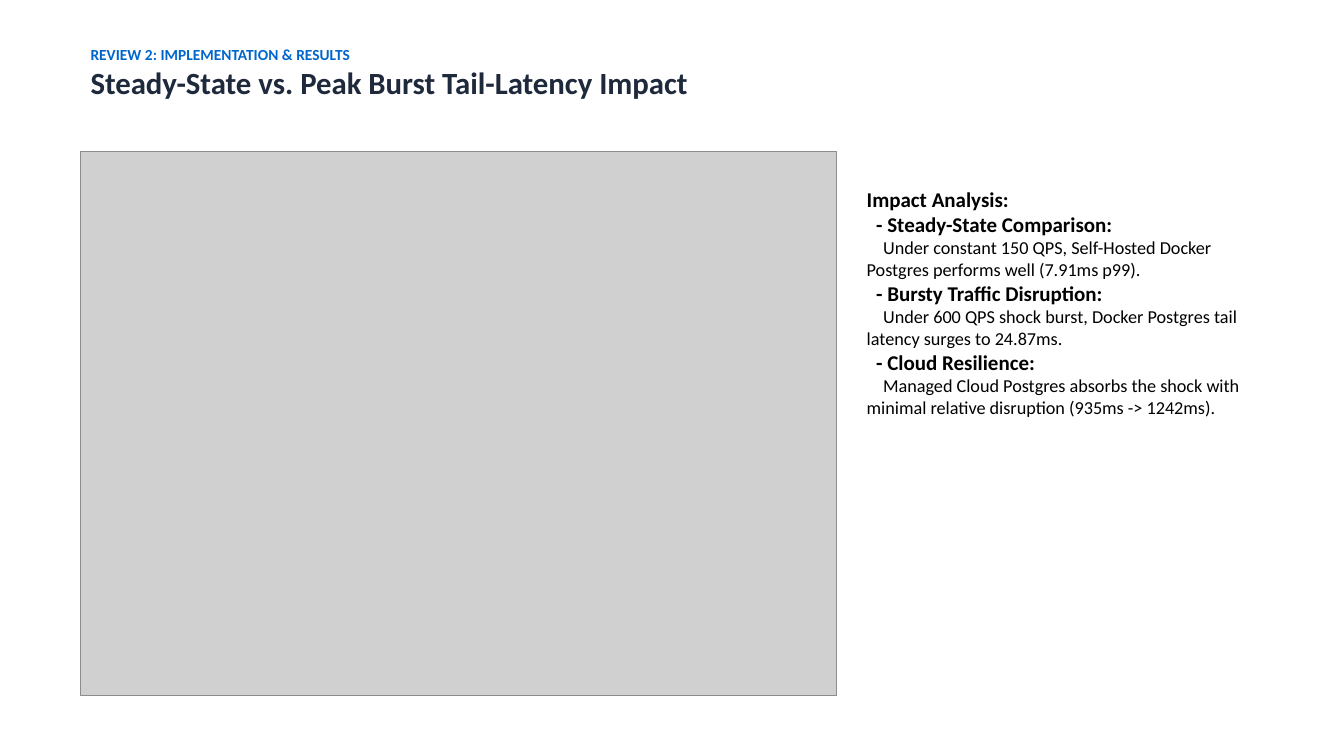
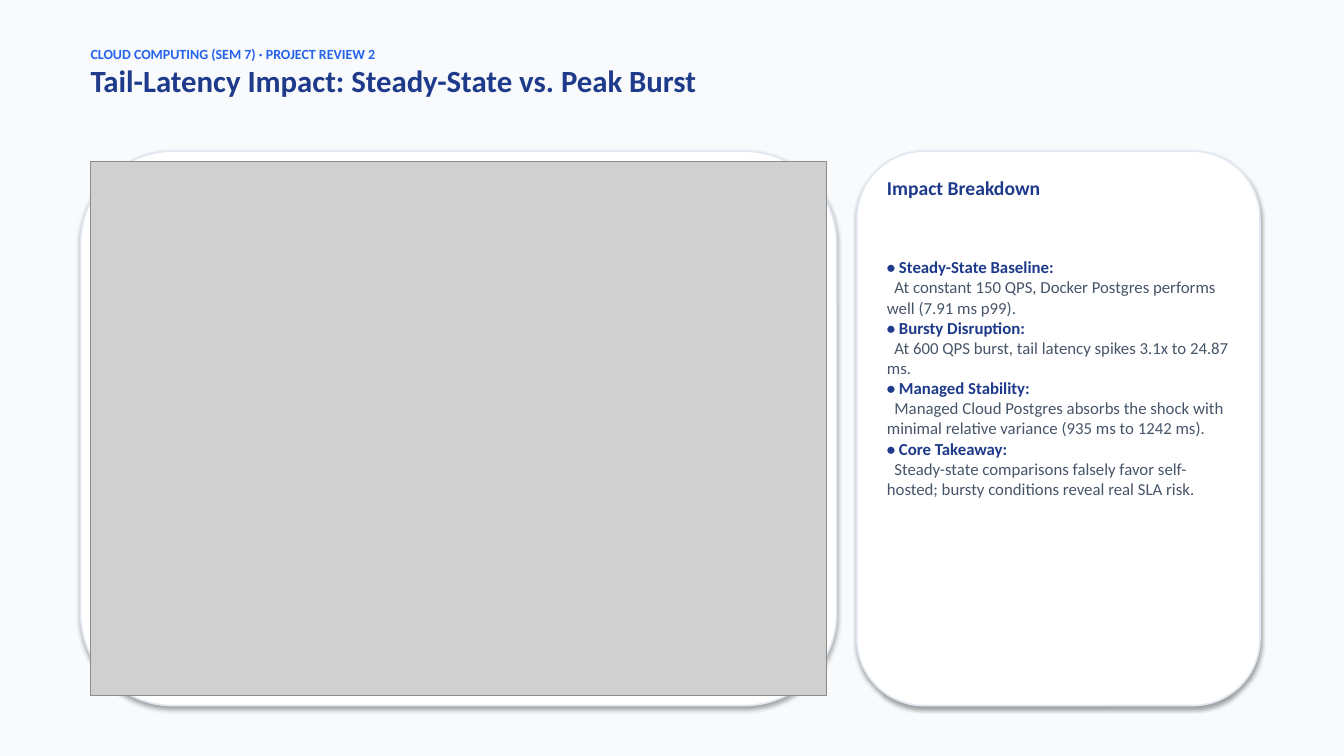
Before and after one commit to swayam-pani/Managed-Versus-Self-Hosted-Database-Services-Under-Bursty-Load, a slide deck: slide 6 of P8_Review2_Implementation_Results.pptx. Drawn at 1344x756 pixels with LibreOffice and Linux fonts; fonts in the diff are those of the drawing; grey boxes stand for pictures. Boxes give left, top, right and bottom in pixels: in the first picture for what was removed or moved away, otherwise in the second. Text is boxed around its words. In the diff, an @@ line names an element or a change of style, - is before the commit and + after.

Commit message:
Enhance Review 2 presentation with modern card-deck styling and embedded figures

```diff
--- a/P8_Review2_Implementation_Results.pptx
+++ b/P8_Review2_Implementation_Results.pptx
@@ rectangle added at (0,0,1344,756), fill #F8FAFC @@
@@ text at (91,49,696,97): text changed; text colour #1E293B to #1E3A8A @@
-REVIEW 2: IMPLEMENTATION & RESULTS
-Steady-State vs. Peak Burst Tail-Latency Impact
+CLOUD COMPUTING (SEM 7) · PROJECT REVIEW 2
+Tail-Latency Impact: Steady-State vs. Peak Burst
@@ rounded rectangle added at (81,151,837,706), fill #FFFFFF, outline #E2E8F0 1.2 pt @@
@@ picture: place and size @@
-picture at (81,151,837,696)
+picture at (91,161,827,696)
@@ rounded rectangle added at (857,151,1260,706), fill #FFFFFF, outline #E2E8F0 1.2 pt @@
@@ text added at (887,181,1041,198), 14 pt, text #1E3A8A, bold @@
+Impact Breakdown
@@ text at (887,261,1228,498): text changed; size 13 to 12 pt; text colour #000000 to #475569 @@
-Impact Analysis:
-- Steady-State Comparison:
-Under constant 150 QPS, Self-Hosted Docker Postgres performs well (7.91ms p99).
-- Bursty Traffic Disruption:
-Under 600 QPS shock burst, Docker Postgres tail latency surges to 24.87ms.
-- Cloud Resilience:
-Managed Cloud Postgres absorbs the shock with minimal relative disruption (935ms -> 1242ms).
+• Steady-State Baseline:
+At constant 150 QPS, Docker Postgres performs well (7.91 ms p99).
+• Bursty Disruption:
+At 600 QPS burst, tail latency spikes 3.1x to 24.87 ms.
+• Managed Stability:
+Managed Cloud Postgres absorbs the shock with minimal relative variance (935 ms to 1242 ms).
+• Core Takeaway:
+Steady-state comparisons falsely favor self-hosted; bursty conditions reveal real SLA risk.
```
Also in this commit, not shown: 7 other slides changed, 2 slides added, 2 slides removed.
